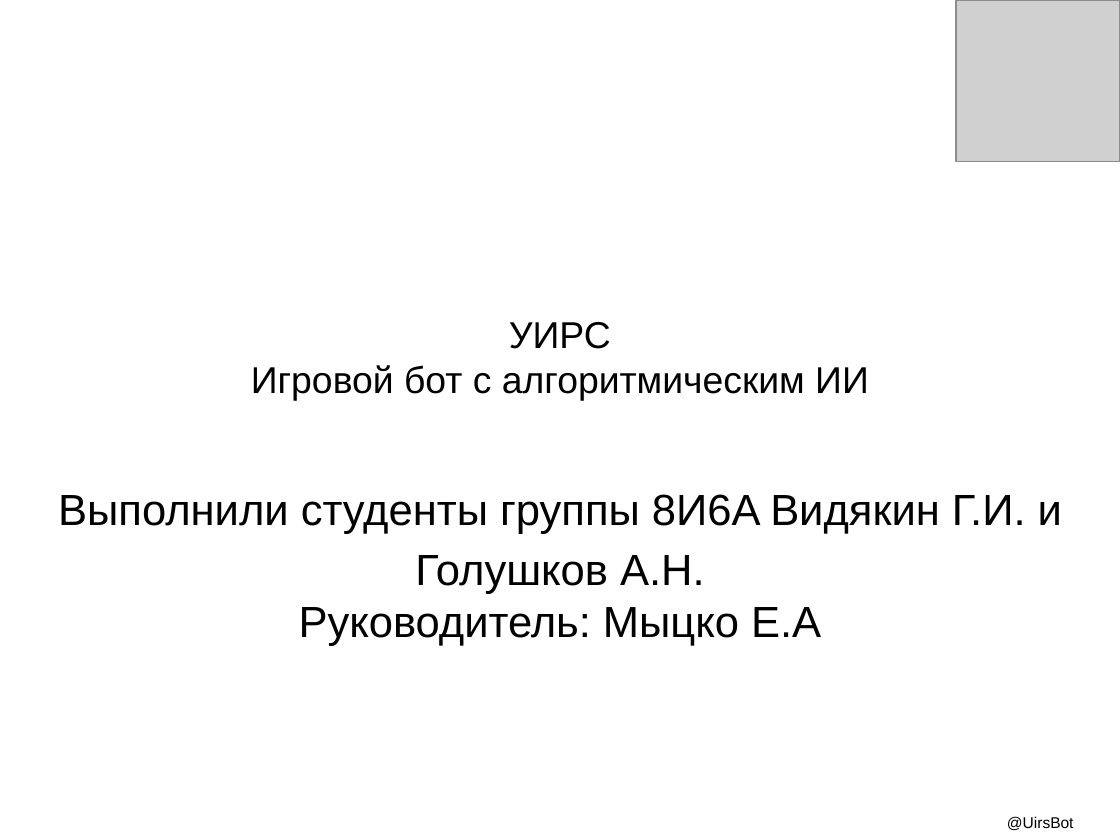
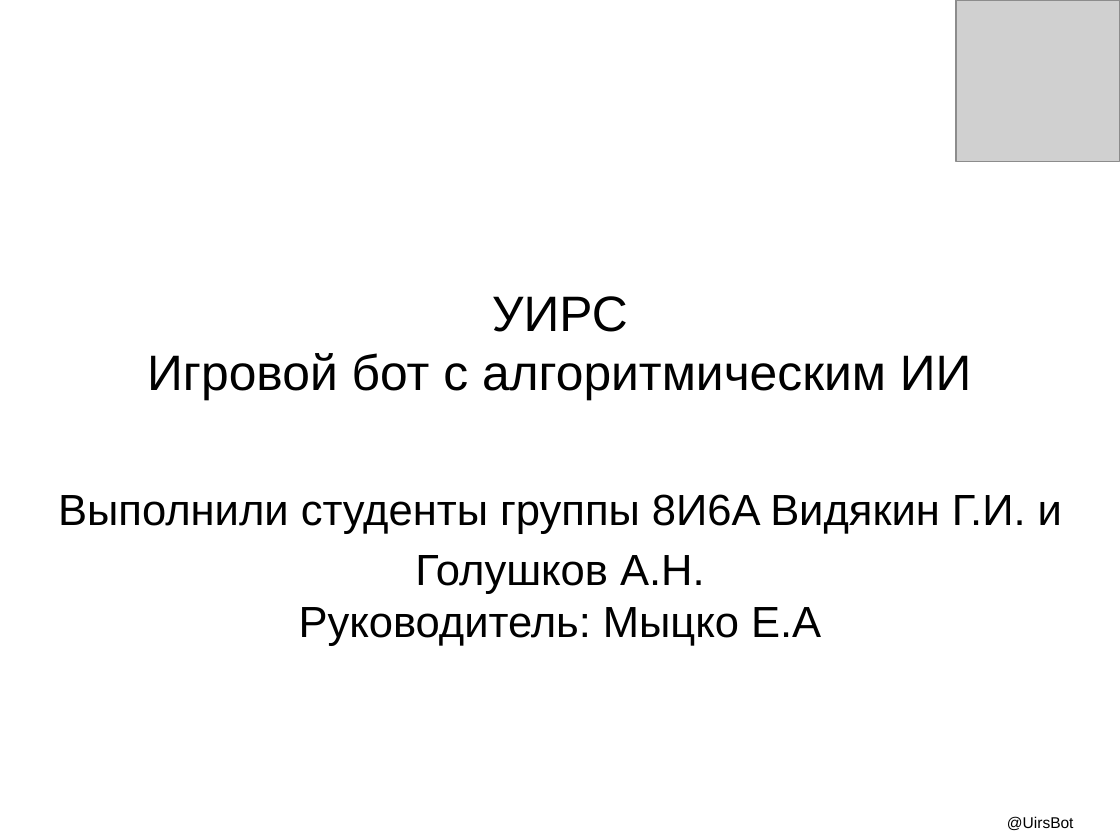
Before and after one commit to kolobok001/Uirs, a slide deck: slide 1 of otchet/Видякин Голушков.pptx. Drawn at 1120x840 pixels with LibreOffice and Linux fonts; fonts in the diff are those of the drawing; grey boxes stand for pictures. Boxes give left, top, right and bottom in pixels: in the first picture for what was removed or moved away, otherwise in the second. Text is boxed around its words. In the diff, an @@ line names an element or a change of style, - is before the commit and + after.

```diff
--- a/otchet/Видякин Голушков.pptx
+++ b/otchet/Видякин Голушков.pptx
@@ title "УИРС" at bbox=[147, 296, 972, 401]: size 24 to 32 pt @@
```
Also in this commit, not shown: 2 other slides changed, 8 slides added, 7 slides removed, 1 other file.
